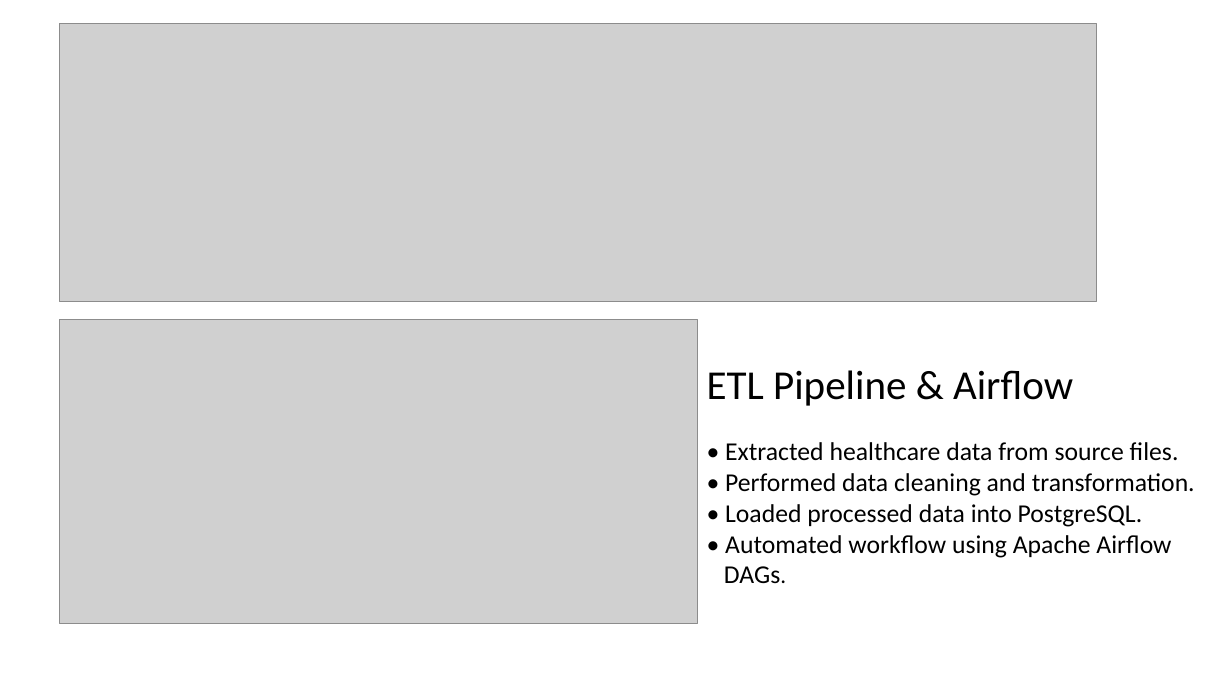
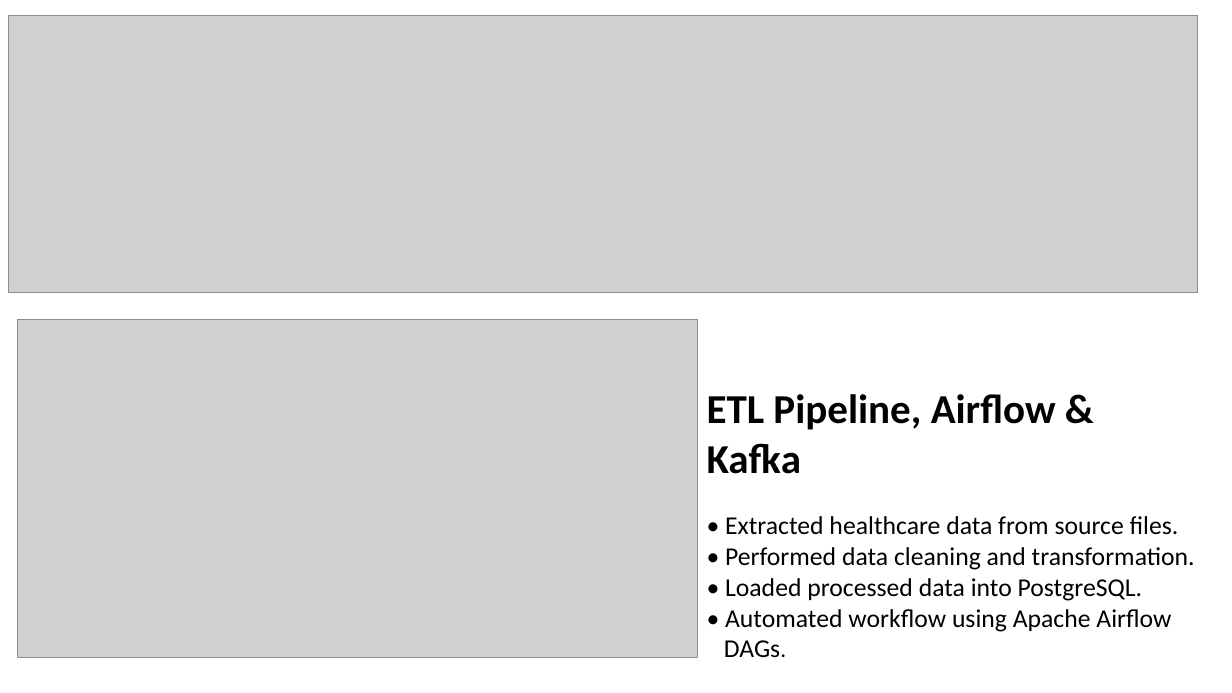
Before and after one commit to arpit-systems/healthcare-analytics-pipeline, a slide deck: slide 5 of PGDDE_Capstone_Healthcare_Analytics_Pipeline_IITJ.pptx. Drawn at 1232x693 pixels with LibreOffice and Linux fonts; fonts in the diff are those of the drawing; grey boxes stand for pictures. Boxes give left, top, right and bottom in pixels: in the first picture for what was removed or moved away, otherwise in the second. Text is boxed around its words. In the diff, an @@ line names an element or a change of style, - is before the commit and + after.

Commit message:
Final README update with Kafka Databricks and CI/CD

```diff
--- a/PGDDE_Capstone_Healthcare_Analytics_Pipeline_IITJ.pptx
+++ b/PGDDE_Capstone_Healthcare_Analytics_Pipeline_IITJ.pptx
@@ picture: place and size @@
-picture at box(59, 24, 1097, 302)
+picture at box(9, 15, 1198, 293)
@@ picture: place and size @@
-picture at box(59, 319, 698, 624)
+picture at box(18, 319, 697, 658)
@@ text "ETL Pipeline, Airflow & Kafka": place and size @@
-text "ETL Pipeline, Airflow & Kafka" at box(707, 370, 1195, 583)
+text "ETL Pipeline, Airflow & Kafka" at box(707, 394, 1195, 657)
@@ text at box(707, 394, 1056, 474): text changed; bold on @@
-ETL Pipeline & Airflow
+ETL Pipeline, Airflow & Kafka
```
Also in this commit, not shown: 8 other slides changed, 3 slides added, 3 other files.
